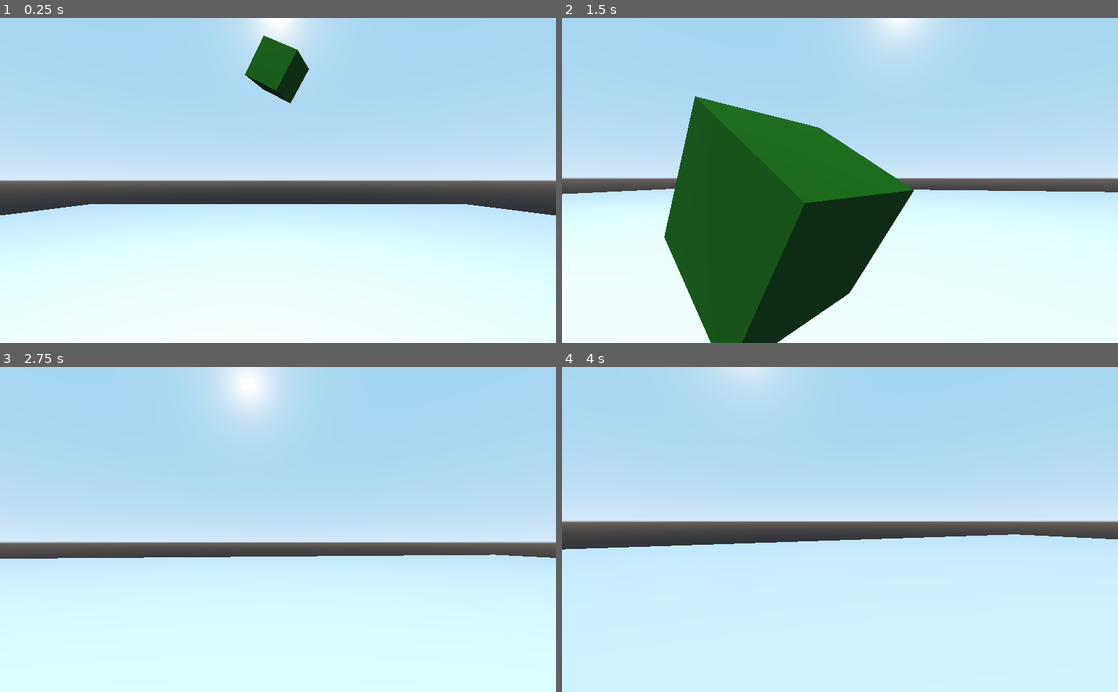
Above: before the commit, frames 1-4 (two rows, left to right).
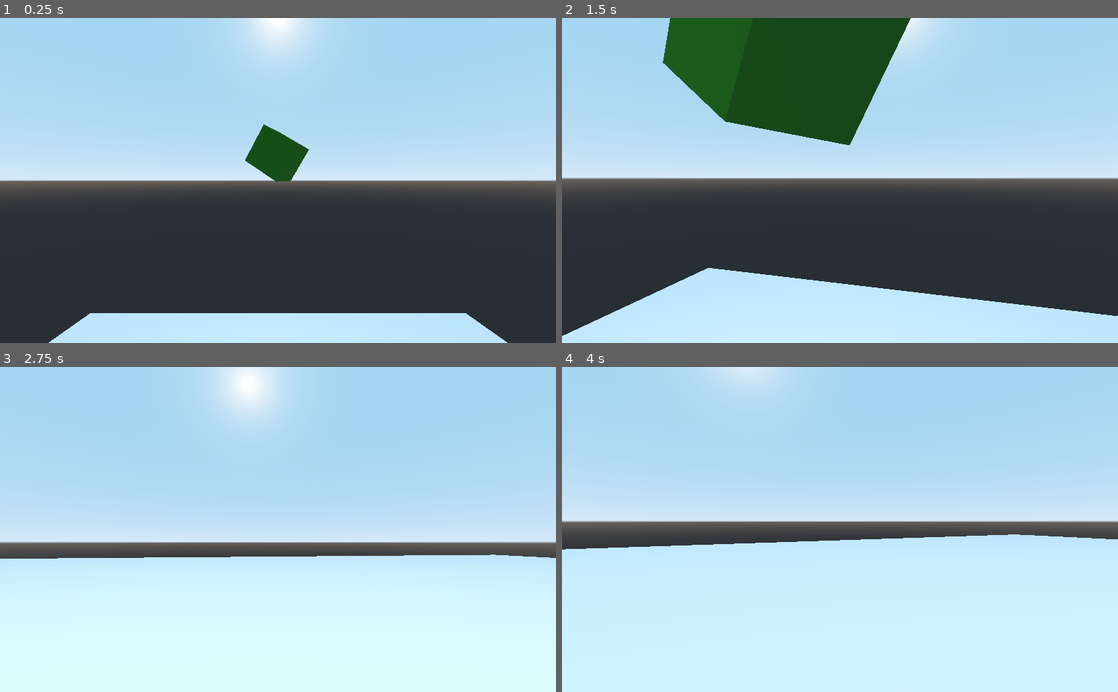
Above: after the commit, the same moments.

Repository: battw/godot_physics
Game: Godot game, scene res://PlaneFP.tscn
Same seed, same stepped clock (60 frames per second), same inputs: the game is played once before the commit and once after it.
Inputs (mouse positions are in pixels of both pictures, inside the frame that each line leads up to):
- Up to frame 1 (0.25 s): no input
- Up to frame 2 (1.5 s): move the mouse to (867, 180) at 0.52 s; hold W (forward) from 0.53 s (still down); move the mouse to (812, 180) at 1.27 s
- Up to frame 3 (2.75 s): keep holding W (forward); move the mouse to (289, 523) at 2.02 s
- Up to frame 4 (4 s): keep holding W (forward); move the mouse to (834, 536) at 2.77 s; tap Enter at 3.5 s; move the mouse to (878, 532) at 3.52 s

The runs differ from the first frame. In frame 1, 45% of the frame differs, in the area x 0-100%, y 5-100%; in frame 2, 66%, in the area x 0-100%, y 0-100%; in frame 3, less than 0.1%; in frame 4, less than 0.1%.

Commit message:
better gravity and joypad control

Diff:
--- a/PlaneFP.tscn
+++ b/PlaneFP.tscn
@@ -5,18 +5,19 @@
 [sub_resource type="PlaneMesh" id=1]
 size = Vector2( 100, 100 )
 
-[sub_resource type="PhysicsMaterial" id=7]
+[sub_resource type="PhysicsMaterial" id=2]
 
-[sub_resource type="BoxShape" id=8]
+[sub_resource type="BoxShape" id=3]
+extents = Vector3( 50, 1, 50 )
 
-[sub_resource type="CubeMesh" id=3]
+[sub_resource type="CubeMesh" id=4]
 
-[sub_resource type="SpatialMaterial" id=4]
+[sub_resource type="SpatialMaterial" id=5]
 albedo_color = Color( 0.0705882, 0.384314, 0.0156863, 1 )
 
-[sub_resource type="BoxShape" id=5]
+[sub_resource type="BoxShape" id=6]
 
-[sub_resource type="CapsuleShape" id=6]
+[sub_resource type="CapsuleShape" id=7]
 
 [node name="PlaneFP" type="Spatial"]
 
@@ -27,25 +28,25 @@
 material/0 = null
 
 [node name="StaticBody" type="StaticBody" parent="Floor"]
-physics_material_override = SubResource( 7 )
+physics_material_override = SubResource( 2 )
 
 [node name="CollisionShape" type="CollisionShape" parent="Floor/StaticBody"]
-transform = Transform( 50, 0, 0, 0, 1, 0, 0, 0, 50, 0, -1, 0 )
-shape = SubResource( 8 )
+transform = Transform( 1, 0, 0, 0, 1, 0, 0, 0, 1, 0, -1, 0 )
+shape = SubResource( 3 )
 
 [node name="Camera" type="Camera" parent="."]
 transform = Transform( 1, 0, 0, 0, 0.954726, 0.297485, 0, -0.297485, 0.954726, 0, 9.09455, 19.1899 )
 
 [node name="Cube" type="RigidBody" parent="."]
-editor/display_folded = true
-transform = Transform( 0.784009, 0.388174, 0.484408, -0.526266, 0.00179261, 0.850318, 0.329203, -0.921584, 0.205688, 0, 12.1805, 0 )
+transform = Transform( 0.784009, 0.388174, 0.484408, -0.526266, 0.00179261, 0.850318, 0.329203, -0.921584, 0.205688, 0, 36.9329, 0 )
 
 [node name="MeshInstance" type="MeshInstance" parent="Cube"]
-mesh = SubResource( 3 )
-material/0 = SubResource( 4 )
+transform = Transform( 1, 2.98023e-08, 4.47035e-08, 0, 1, 0, -7.45058e-09, 0, 1, 0, 0, 0 )
+mesh = SubResource( 4 )
+material/0 = SubResource( 5 )
 
 [node name="CollisionShape" type="CollisionShape" parent="Cube"]
-shape = SubResource( 5 )
+shape = SubResource( 6 )
 
 [node name="OmniLight" type="OmniLight" parent="."]
 transform = Transform( 1, 0, 0, 0, 1, 0, 0, 0, 1, -1.62845, 16.4842, 9.47946 )
@@ -53,12 +54,13 @@
 omni_range = 4096.0
 
 [node name="Player" type="KinematicBody" parent="."]
-transform = Transform( 1, 0, 0, 0, 1, 0, 0, 0, 1, 0, 7.81233, 11.9998 )
+transform = Transform( 1, 0, 0, 0, 1, 0, 0, 0, 1, 0, 34.6752, 11.9998 )
 script = ExtResource( 1 )
+g = 9.5
 
 [node name="CollisionShape" type="CollisionShape" parent="Player"]
 transform = Transform( 1, 0, 0, 0, -4.37114e-08, -1, 0, 1, -4.37114e-08, 0, 0, 0 )
-shape = SubResource( 6 )
+shape = SubResource( 7 )
 
 [node name="Camera" type="Camera" parent="Player"]
 transform = Transform( 1, 0, 0, 0, 1, 0, 0, 0, 1, 0, 1, 0 )
--- a/Player.gd
+++ b/Player.gd
@@ -1,23 +1,39 @@
 extends KinematicBody
 
-export var speed = 10
-export var g = 10
-export var look_speed = 0.005
+export var speed = 10.0
+export var g = 1.0
+export var terminal_velocity = 500.0
+var vert_speed = 0.0
+
+export var mouse_look_speed = 0.005
+export var joy_look_speed = 5
 
 func _ready():
+	assert($Camera != null)
+	assert($CollisionShape != null)
 	Input.set_mouse_mode(Input.MOUSE_MODE_CAPTURED)
 
 func _physics_process(delta):
-	var local_velocity = (Vector3.FORWARD * (Input.get_action_strength("forward") - Input.get_action_strength("backward"))
+	var local_heading = (Vector3.FORWARD * (Input.get_action_strength("forward") - Input.get_action_strength("backward"))
 				 + Vector3.LEFT * (Input.get_action_strength("left") - Input.get_action_strength("right")))
-	var global_velocity = local_velocity.rotated(Vector3.UP, rotation.y)
-	move_and_slide(speed * global_velocity + Vector3.DOWN * g)
+	var global_heading = local_heading.rotated(Vector3.UP, rotation.y)
+	if is_on_floor():
+		vert_speed = 0.0
+	else:
+		vert_speed += g * delta
+	move_and_slide(global_heading * speed + Vector3.DOWN * vert_speed, Vector3.UP)
+
+	var y_rot = joy_look_speed * (Input.get_action_strength("turn_left") - Input.get_action_strength("turn_right"))
+	rotate_y(y_rot * delta)
+	var x_rot = joy_look_speed * (Input.get_action_strength("look_up") - Input.get_action_strength("look_down"))
+	$Camera.rotate_x(x_rot * delta)
 
 func _input(event):
 	if event is InputEventMouseMotion:
-		assert($Camera != null)
-		rotate_y(-event.relative.x * look_speed)
-		$Camera.rotate_x(-event.relative.y * look_speed)
+		rotate_y(-event.relative.x * mouse_look_speed)
+		$Camera.rotate_x(-event.relative.y * mouse_look_speed)
+
+
 
 	if event.is_action_pressed("ui_cancel"):
 		if Input.get_mouse_mode() == Input.MOUSE_MODE_CAPTURED:
--- a/project.godot
+++ b/project.godot
@@ -17,7 +17,6 @@
 
 config/name="New Game Project"
 run/main_scene="res://PlaneFP.tscn"
-config/icon="res://icon.png"
 
 [input]
 
@@ -45,6 +44,26 @@
 , Object(InputEventJoypadMotion,"resource_local_to_scene":false,"resource_name":"","device":-1,"axis":0,"axis_value":1.0,"script":null)
  ]
 }
+turn_left={
+"deadzone": 0.1,
+"events": [ Object(InputEventJoypadMotion,"resource_local_to_scene":false,"resource_name":"","device":-1,"axis":2,"axis_value":-1.0,"script":null)
+ ]
+}
+turn_right={
+"deadzone": 0.1,
+"events": [ Object(InputEventJoypadMotion,"resource_local_to_scene":false,"resource_name":"","device":-1,"axis":2,"axis_value":1.0,"script":null)
+ ]
+}
+look_up={
+"deadzone": 0.1,
+"events": [ Object(InputEventJoypadMotion,"resource_local_to_scene":false,"resource_name":"","device":-1,"axis":3,"axis_value":-1.0,"script":null)
+ ]
+}
+look_down={
+"deadzone": 0.1,
+"events": [ Object(InputEventJoypadMotion,"resource_local_to_scene":false,"resource_name":"","device":-1,"axis":3,"axis_value":1.0,"script":null)
+ ]
+}
 
 [rendering]
 
